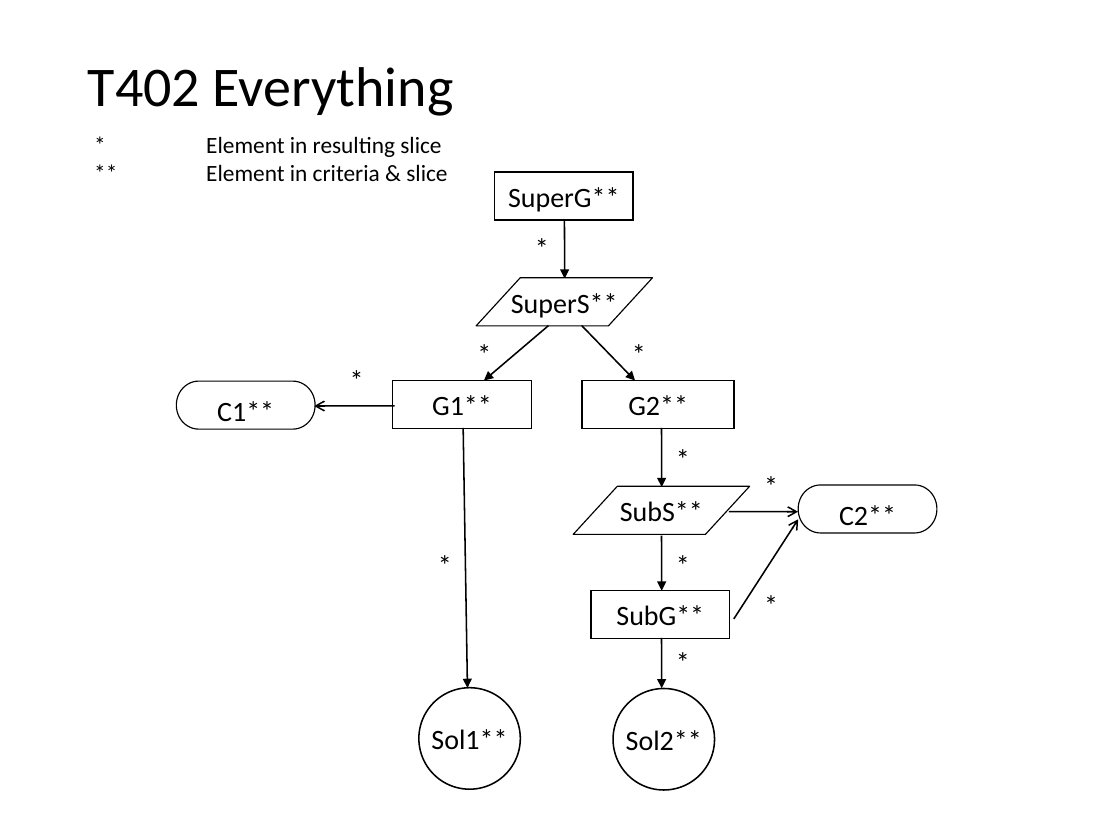
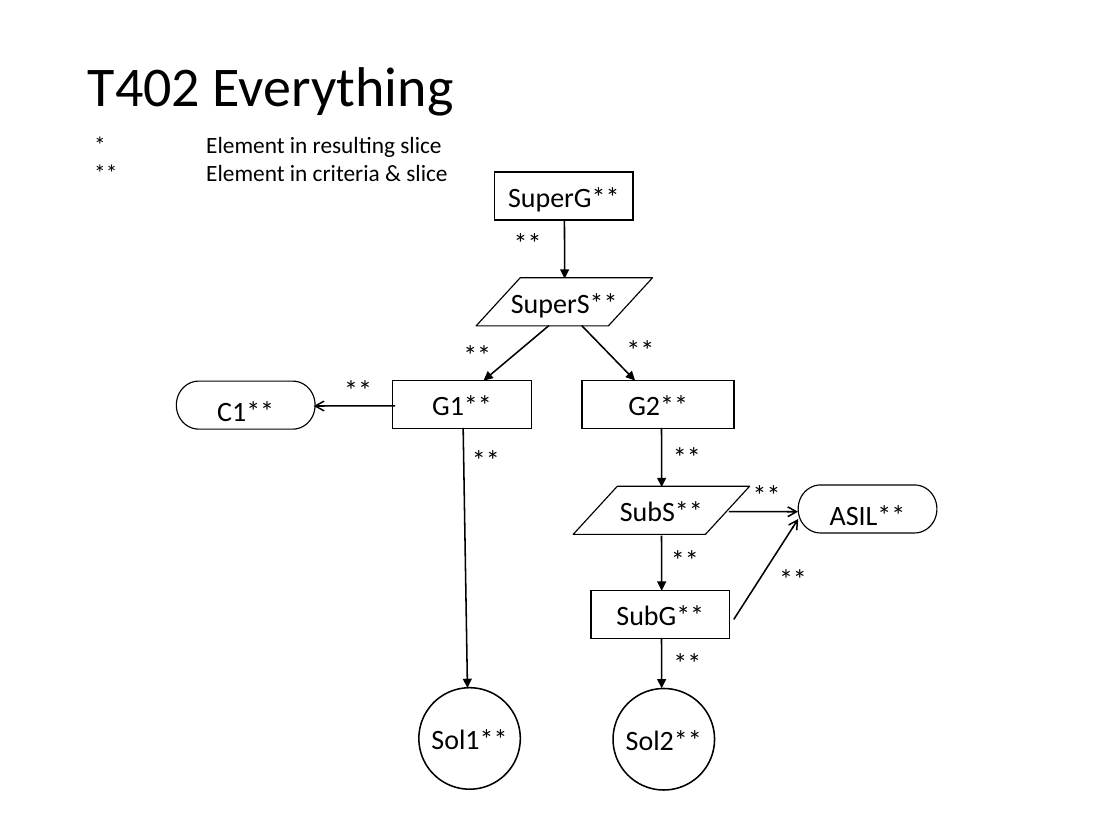
Before and after one commit to nlsfung/MMINT_Examples, a slide deck: slide 24 of GSNSliceRecheckTestSuite/TestSuite.ppt (slide 19 before the commit). Drawn at 1120x840 pixels with LibreOffice and Linux fonts; fonts in the diff are those of the drawing. Boxes give left, top, right and bottom in pixels: in the first picture for what was removed or moved away, otherwise in the second. Text is boxed around its words. In the diff, an @@ line names an element or a change of style, - is before the commit and + after.

```diff
--- a/GSNSliceRecheckTestSuite/TestSuite.ppt
+++ b/GSNSliceRecheckTestSuite/TestSuite.ppt
@@ text at (x1=503, y1=221, x2=557, y2=265): text changed @@
-*
+**
@@ text at (x1=615, y1=327, x2=669, y2=372): text changed @@
-*
+**
@@ text at (x1=452, y1=332, x2=506, y2=376): text changed @@
-*
+**
@@ text at (x1=333, y1=367, x2=386, y2=412): text changed @@
-*
+**
@@ text at (x1=461, y1=438, x2=515, y2=483): text changed @@
-*
+**
@@ text at (x1=662, y1=435, x2=716, y2=479): text changed @@
-*
+**
@@ text at (x1=741, y1=473, x2=795, y2=517): text changed @@
-*
+**
@@ text in pill shape at (x1=830, y1=505, x2=906, y2=525): text changed @@
-C2**
+ASIL**
@@ text at (x1=660, y1=538, x2=713, y2=582): text changed @@
-*
+**
@@ text at (x1=768, y1=556, x2=822, y2=600): text changed @@
-*
+**
@@ text at (x1=662, y1=640, x2=716, y2=684): text changed @@
-*
+**
```
Also in this commit, not shown: 4 other slides changed, 5 slides added, 31 other files.
